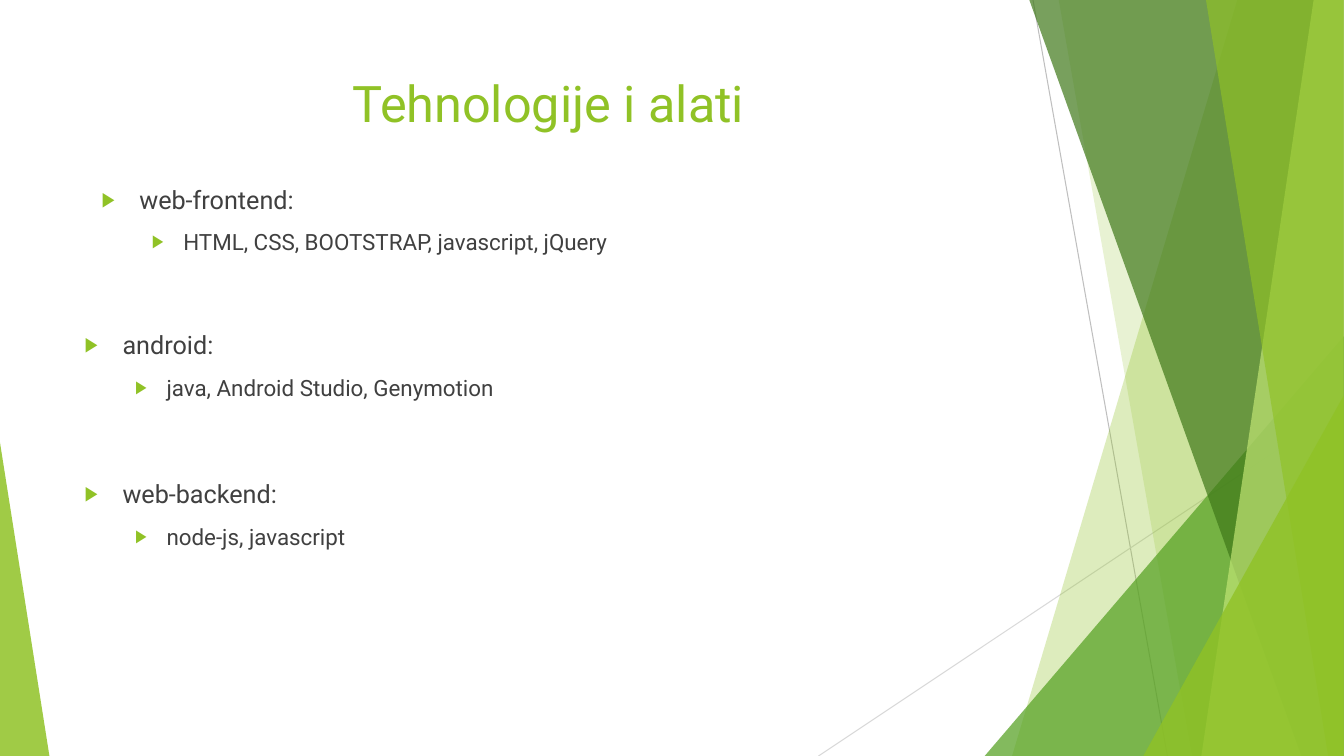
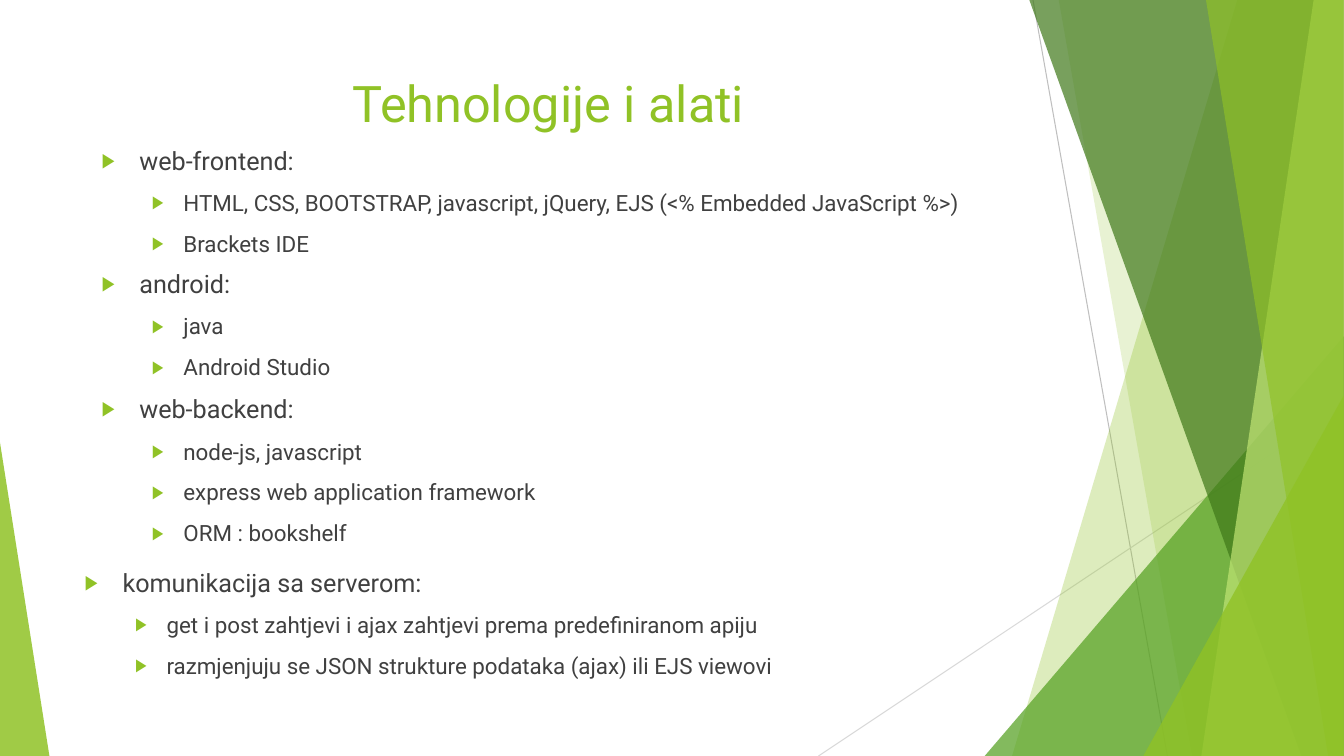
Before and after one commit to kof3r/drustvena_mreza, a slide deck: slide 24 of resursi/management/Bubbles.pptx (slide 23 before the commit). Drawn at 1344x756 pixels with LibreOffice and Linux fonts; fonts in the diff are those of the drawing. Boxes give left, top, right and bottom in pixels: in the first picture for what was removed or moved away, otherwise in the second. Text is boxed around its words. In the diff, an @@ line names an element or a change of style, - is before the commit and + after.

```diff
--- a/resursi/management/Bubbles.pptx
+++ b/resursi/management/Bubbles.pptx
@@ text "web-frontend:": place and size @@
-text "web-frontend:" at box(139, 190, 607, 255)
+text "web-frontend:" at box(139, 151, 917, 252)
@@ text at box(183, 194, 917, 252): text changed @@
-  ▶ HTML, CSS, BOOTSTRAP, javascript, jQuery
+  ▶ HTML, CSS, BOOTSTRAP, javascript, jQuery, EJS (<% Embedded JavaScript %>)
+  ▶ Brackets IDE
@@ text "android:": place and size @@
-text "android:" at box(123, 335, 493, 401)
+text "android:" at box(139, 274, 331, 375)
@@ text at box(183, 318, 331, 375): text changed @@
-  ▶ java, Android Studio, Genymotion
+  ▶ java
+  ▶ Android Studio
@@ text "web-backend:": place and size @@
-text "web-backend:" at box(123, 484, 345, 550)
+text "web-backend:" at box(139, 399, 536, 541)
@@ text at box(183, 483, 536, 541): paragraphs added @@
+  ▶ express web application framework
+  ▶ ORM : bookshelf
@@ text added at box(123, 573, 772, 679), 16 pt, text #404040 @@
+▶ komunikacija sa serverom:
+  ▶ get i post zahtjevi i ajax zahtjevi prema predefiniranom apiju
+  ▶ razmjenjuju se JSON strukture podataka (ajax) ili EJS viewovi
```
Also in this commit, not shown: 13 other slides changed, 4 slides added, 32 other files.
